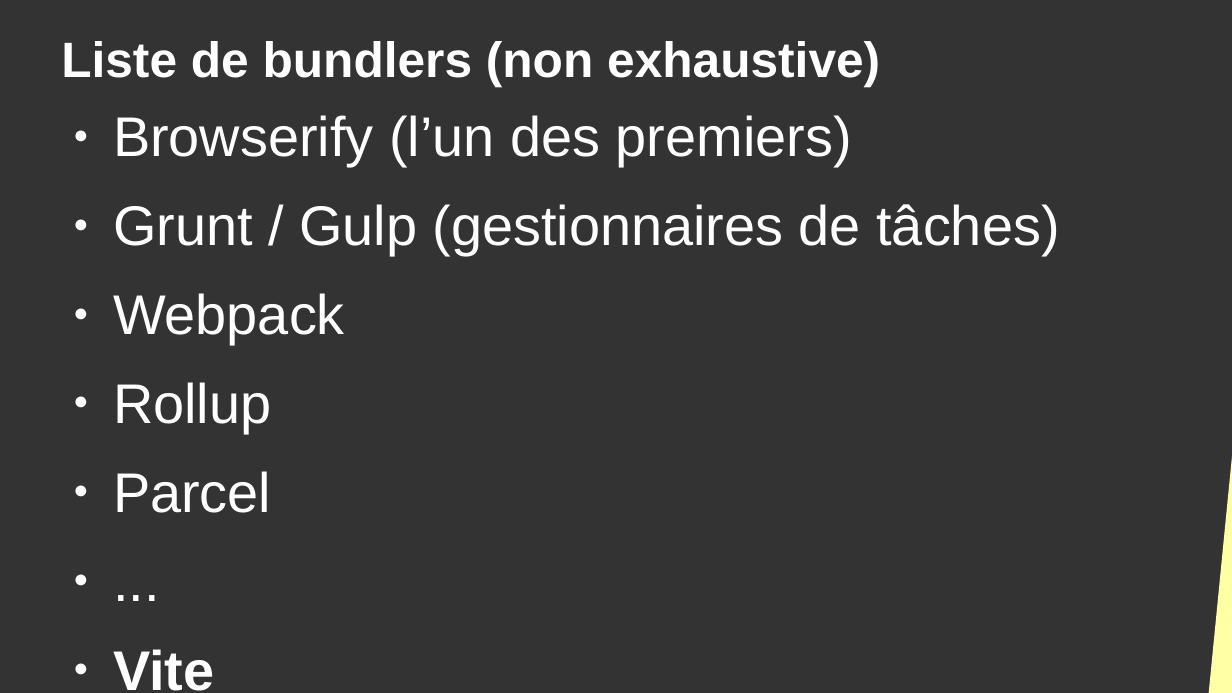
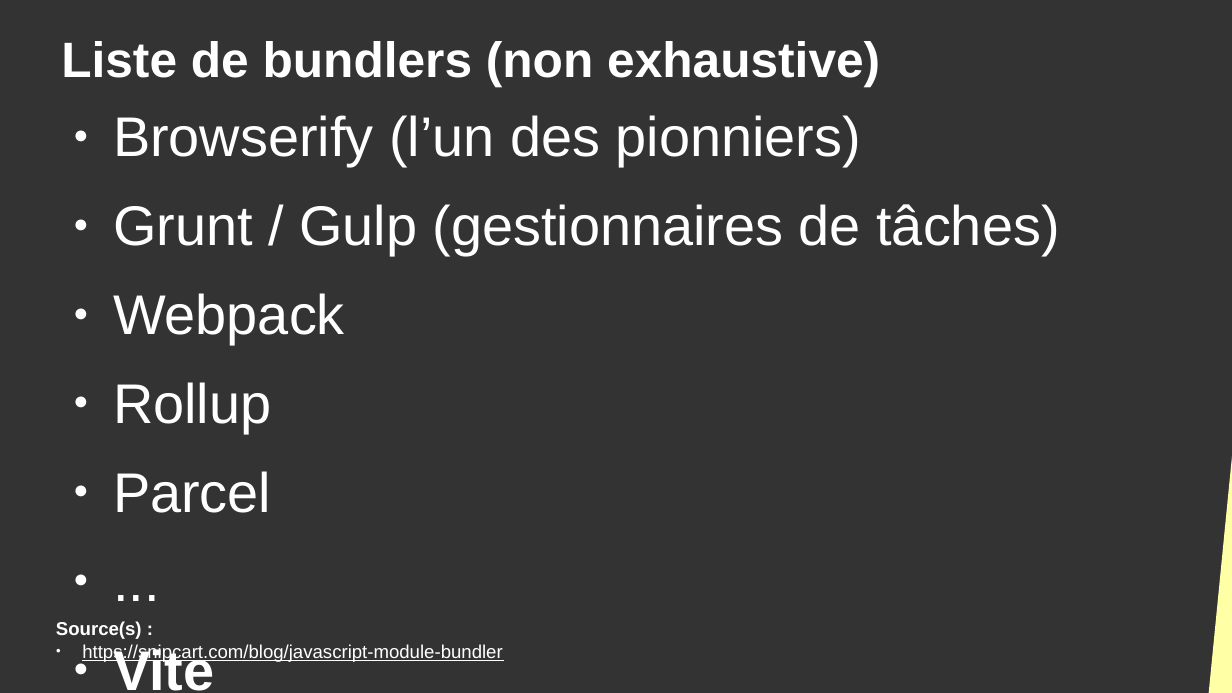
Before and after one commit to DanYellow/cours, a slide deck: slide 9 of developpement-front-s5/travaux-pratiques/numero-4/presentation.odp (slide 8 before the commit). Drawn at 1232x693 pixels with LibreOffice and Linux fonts; fonts in the diff are those of the drawing. Boxes give left, top, right and bottom in pixels: in the first picture for what was removed or moved away, otherwise in the second. Text is boxed around its words. In the diff, an @@ line names an element or a change of style, - is before the commit and + after.

```diff
--- a/developpement-front-s5/travaux-pratiques/numero-4/presentation.odp
+++ b/developpement-front-s5/travaux-pratiques/numero-4/presentation.odp
@@ text at box(113, 115, 861, 166): text changed @@
-● Browserify (l’un des premiers)
+● Browserify (l’un des pionniers)
@@ text added at box(56, 621, 502, 662), 12 pt, text #FFFFFF, underline @@
+Source(s) :
+● https://snipcart.com/blog/javascript-module-bundler
```
Also in this commit, not shown: 13 other slides changed, 2 slides added, 4 other files.
